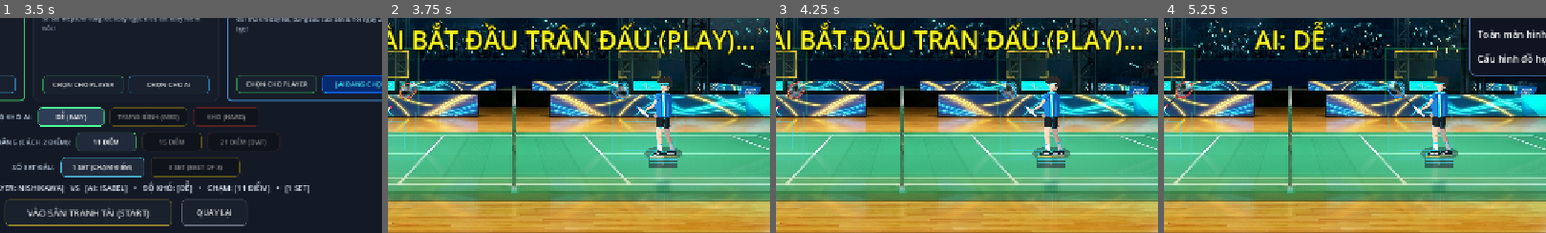
Above: before the commit, frames 1-4 (left to right).
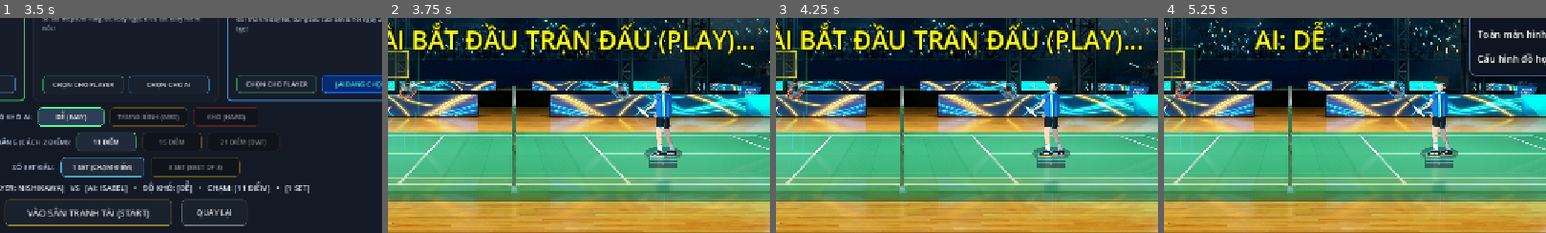
Above: after the commit, the same moments.

Repository: Lurz0205/kaiser-shuttle
Game: Godot game, scene res://scenes/Main.tscn
The game is run twice, just before and just after one commit, with the same random seed, the same clock (stepped at 60 frames per second) and the same inputs. Sound files missing from this copy of the repository are replaced by a short silence.
Inputs:
- Up to frame 1 (3.5 s): click "⛶ FULL" at 0.5 s; click "BẮT ĐẦU TRANH TÀI (VS AI)" at 1.25 s; click "DỄ (EASY)" at 2 s; click "DỄ (EASY)" at 2.75 s
- Up to frame 2 (3.75 s): click "VÀO SÂN TRANH TÀI (START)" at 3.5 s
- Up to frame 3 (4.25 s): no input
- Up to frame 4 (5.25 s): click "CÀI ĐẶT" at 4.25 s; click "1: DỄ" at 5 s
The pictures show only the part of the screen within x 34-84%, y 45-95%; the shares and areas given below are measured in that part.

Frame 1 is identical in both runs. In frame 2, 0.7% of the frame differs, in the area x 57-77%, y 13-67%; in frame 3, 0.7%; in frame 4, 0.8%, in the area x 57-80%, y 13-67%.

Commit message:
Fix web slow-motion: unlock physics catchup, purge AI hitboxes and CPU antialiased vector tessellation

Diff:
--- a/project.godot
+++ b/project.godot
@@ -17,6 +17,7 @@
 config/name="Anime Badminton: Boom Smash"
 run/main_scene="res://scenes/Main.tscn"
 config/features=PackedStringArray("4.7", "Forward Plus")
+run/max_fps.web=60
 
 [audio]
 
@@ -39,8 +40,10 @@
 [physics]
 
 common/max_physics_steps_per_frame=2
-common/max_physics_steps_per_frame.web=4
+common/max_physics_steps_per_frame.web=8
+common/physics_ticks_per_second.web=60
 common/physics_interpolation=true
+common/physics_interpolation.web=false
 
 [rendering]
 
--- a/scripts/main.gd
+++ b/scripts/main.gd
@@ -231,6 +231,9 @@
 
 	shuttlecock.landed.connect(_on_shuttlecock_landed)
 	shuttlecock.hit_net.connect(_on_shuttlecock_hit_net)
+
+	if OS.has_feature("web"):
+		low_graphics_mode = true
 
 	if flash_rect:
 		flash_rect.visible = false
@@ -3125,11 +3128,14 @@
 	if not effects_overlay:
 		return
 
+	var is_web = OS.has_feature("web")
+	var use_aa = not is_web
+
 	# 7. Ground Shockwave
 	if shockwave_alpha > 0.01:
 		var sw_col = Color(1.0, 0.95, 0.5, shockwave_alpha)
-		effects_overlay.draw_arc(Vector2(shockwave_pos.x, FLOOR_Y), shockwave_radius, 0, TAU, 16 if low_graphics_mode else 36, sw_col, 3.5, true)
-		if not low_graphics_mode:
+		effects_overlay.draw_arc(Vector2(shockwave_pos.x, FLOOR_Y), shockwave_radius, 0, TAU, 12 if is_web else (16 if low_graphics_mode else 36), sw_col, 3.5, use_aa)
+		if not low_graphics_mode and not is_web:
 			effects_overlay.draw_arc(Vector2(shockwave_pos.x, FLOOR_Y), shockwave_radius * 0.7, 0, TAU, 28, Color(1.0, 1.0, 1.0, shockwave_alpha * 0.7), 2.5, true)
 
 	# 8. Golden Anime Perfect Impact Burst (Rực rỡ, lấp lánh và biến mất sau 0.4s)
@@ -3141,8 +3147,8 @@
 		var col_burst = Color(perfect_burst_col.r, perfect_burst_col.g, perfect_burst_col.b, burst_alpha * 0.95)
 
 		# Vòng hào quang sáng rực
-		effects_overlay.draw_arc(perfect_burst_pos, r_outer, 0, TAU, 16 if low_graphics_mode else 36, col_burst, 3.0, true)
-		if not low_graphics_mode:
+		effects_overlay.draw_arc(perfect_burst_pos, r_outer, 0, TAU, 12 if is_web else (16 if low_graphics_mode else 36), col_burst, 3.0, use_aa)
+		if not low_graphics_mode and not is_web:
 			effects_overlay.draw_arc(perfect_burst_pos, r_inner, 0, TAU, 28, Color(1.0, 1.0, 1.0, burst_alpha), 2.0, true)
 			# 8 tia chớp năng lượng phát tán theo các góc
 			for i in range(8):
@@ -3163,10 +3169,10 @@
 		# Vệt bụi quét sàn dạt sang 2 bên chân
 		var skid_len = 14.0 + prog * 48.0
 		var dust_col = Color(0.95, 0.95, 1.0, alpha * 0.75)
-		effects_overlay.draw_line(p_pos + Vector2(-8, -2), p_pos + Vector2(-skid_len, -2), dust_col, 2.0 * (1.0 - prog * 0.5), true)
-		effects_overlay.draw_line(p_pos + Vector2(8, -2), p_pos + Vector2(skid_len, -2), dust_col, 2.0 * (1.0 - prog * 0.5), true)
-
-		if not low_graphics_mode:
+		effects_overlay.draw_line(p_pos + Vector2(-8, -2), p_pos + Vector2(-skid_len, -2), dust_col, 2.0 * (1.0 - prog * 0.5), use_aa)
+		effects_overlay.draw_line(p_pos + Vector2(8, -2), p_pos + Vector2(skid_len, -2), dust_col, 2.0 * (1.0 - prog * 0.5), use_aa)
+
+		if not low_graphics_mode and not is_web:
 			# Vòng nén sàn elip nở rộng sang 2 bên
 			var rx = 16.0 + prog * 58.0
 			var ry = 4.0 + prog * 9.0
--- a/scripts/player.gd
+++ b/scripts/player.gd
@@ -2338,106 +2338,109 @@
 			draw_line(Vector2(bar_x + cap_w, sta_y - 1.0), Vector2(bar_x + cap_w, sta_y + bar_h + 1.0), Color(1.0, 0.85, 0.2, 0.95), 1.2, true)
 
 		# --- GAUGE 2: ĐỘ CHÍNH XÁC (ACCURACY) ---
-		var acc_y = 14.5
-		draw_rect(Rect2(bar_x - 1.0, acc_y - 1.0, bar_w + 2.0, bar_h + 2.0), Color(0.06, 0.08, 0.12, 0.85), true)
-		draw_rect(Rect2(bar_x, acc_y, bar_w, bar_h), Color(0.14, 0.16, 0.22, 0.75), true)
-
-		var cur_acc_w = bar_w * clamp(stats.accuracy / 100.0, 0.0, 1.0)
-		var acc_col: Color
-		if stats.accuracy < 25.0:
-			var pulse = 0.65 + 0.35 * sin(time_val * 16.0)
-			acc_col = Color(1.0, 0.25, 0.35, pulse) # ĐỎ TÍA NGUY HIỂM CAO
-		elif stats.accuracy < 50.0:
-			acc_col = Color(1.0, 0.72, 0.20, 0.95) # VÀNG CAM CẢNH BÁO ĐÁNH HỎNG
-		else:
-			acc_col = Color(0.20, 0.88, 1.0, 0.90) # CYAN XANH LAM CHUẨN XÁC
-
-		if cur_acc_w > 0.0:
-			draw_rect(Rect2(bar_x, acc_y, cur_acc_w, bar_h), acc_col, true)
-
-		# Vạch chia ngưỡng 50% nguy hiểm (Danger Threshold Mark)
-		draw_line(Vector2(bar_x + bar_w * 0.5, acc_y - 1.0), Vector2(bar_x + bar_w * 0.5, acc_y + bar_h + 1.0), Color(0.85, 0.85, 0.9, 0.5), 1.0, true)
-
-		# --- GAUGE 3: THANH FLOW / NỘ TUYỆT KỸ (MOMENTUM GAUGE) ---
-		var flow_y = 20.0
-		draw_rect(Rect2(bar_x - 1.0, flow_y - 1.0, bar_w + 2.0, bar_h + 2.0), Color(0.06, 0.08, 0.12, 0.85), true)
-		draw_rect(Rect2(bar_x, flow_y, bar_w, bar_h), Color(0.12, 0.14, 0.20, 0.75), true)
-
-		var cur_flow_w = bar_w * clamp(stats.flow / 100.0, 0.0, 1.0)
-		var flow_col: Color
-		if stats.can_use_special():
-			var pulse = 0.75 + 0.25 * sin(time_val * 16.0)
-			flow_col = Color(1.0, 0.90, 0.25, pulse) # VÀNG KIM TỰ KÍCH HOẠT KHI TUNG ĐÒN
-		else:
-			flow_col = Color(0.75, 0.30, 0.90, 0.85) # TÍM NỘ KHÍ TÍCH LŨY
-
-		if cur_flow_w > 0.0:
-			draw_rect(Rect2(bar_x, flow_y, cur_flow_w, bar_h), flow_col, true)
-
-		# Báo hiệu Sẵn sàng Tuyệt kỹ Nộ khí:
-		if stats.can_use_special():
-			draw_arc(Vector2(0, -60), 40.0, 0, TAU, 24, Color(1.0, 0.85, 0.2, 0.55), 1.8, true)
-
-	# 2. HÌNH HỘP VUÔNG VẮN HITBOX & VÙNG PERFECT RÕ RÀNG (CO GIÃN THEO ACCURACY)
-	var ob_in = in_range and hit_status["zone"] == "overhead"
-	var ob_rect = get_overhead_box_local()
-	var ob_col = Color(1.0, 0.9, 0.2, 0.65) if ob_in else Color(0.2, 0.9, 0.4, 0.22)
-	var ob_fill = Color(1.0, 0.9, 0.2, 0.08) if ob_in else Color(0.2, 0.9, 0.4, 0.02)
-	draw_rect(ob_rect, ob_fill)
-	draw_rect(ob_rect, ob_col, false, 1.2 if not ob_in else 1.8)
-
-	# VÙNG ĐIỂM NGỌT PERFECT (HOÀN HẢO TRÊN CAO)
-	var sw_rect = get_overhead_perfect_box_local()
-	var sw_is_hot = ob_in and is_perfect
-	var sw_col = Color(3.8, 2.8, 0.4, 1.0) if sw_is_hot else Color(1.0, 0.85, 0.2, 0.55)
-	var sw_fill = Color(1.0, 0.85, 0.2, 0.35) if sw_is_hot else Color(1.0, 0.85, 0.2, 0.06)
-	draw_rect(sw_rect, sw_fill)
-	draw_rect(sw_rect, sw_col, false, 2.5 if sw_is_hot else 1.5)
-
-	var b_len = min(12.0, sw_rect.size.x * 0.25)
-	var sw_x = sw_rect.position.x
-	var sw_y = sw_rect.position.y
-	var sw_w = sw_rect.size.x
-	var sw_h = sw_rect.size.y
-	draw_line(Vector2(sw_x, sw_y), Vector2(sw_x + b_len, sw_y), sw_col, 2.5, true)
-	draw_line(Vector2(sw_x, sw_y), Vector2(sw_x, sw_y + b_len), sw_col, 2.5, true)
-	draw_line(Vector2(sw_x + sw_w, sw_y), Vector2(sw_x + sw_w - b_len, sw_y), sw_col, 2.5, true)
-	draw_line(Vector2(sw_x + sw_w, sw_y), Vector2(sw_x + sw_w, sw_y + b_len), sw_col, 2.5, true)
-	draw_line(Vector2(sw_x, sw_y + sw_h), Vector2(sw_x + b_len, sw_y + sw_h), sw_col, 2.5, true)
-	draw_line(Vector2(sw_x, sw_y + sw_h), Vector2(sw_x, sw_y + sw_h - b_len), sw_col, 2.5, true)
-	draw_line(Vector2(sw_x + sw_w, sw_y + sw_h), Vector2(sw_x + sw_w - b_len, sw_y + sw_h), sw_col, 2.5, true)
-	draw_line(Vector2(sw_x + sw_w, sw_y + sw_h), Vector2(sw_x + sw_w, sw_y + sw_h - b_len), sw_col, 2.5, true)
-
-	if not is_in_air:
-		var ub_in = in_range and hit_status["zone"] == "underhand"
-		var ub_rect = get_underhand_box_local()
-		var ub_col = Color(0.2, 1.0, 1.0, 0.65) if ub_in else Color(0.2, 0.85, 1.0, 0.20)
-		var ub_fill = Color(0.2, 1.0, 1.0, 0.08) if ub_in else Color(0.2, 0.85, 1.0, 0.02)
-		draw_rect(ub_rect, ub_fill)
-		draw_rect(ub_rect, ub_col, false, 1.2 if not ub_in else 1.8)
-
-		var ub_sw_rect = get_underhand_perfect_box_local()
-		var ub_is_hot = ub_in and is_perfect
-		var ub_sw_col = Color(0.3, 3.0, 2.5, 1.0) if ub_is_hot else Color(0.2, 0.9, 1.0, 0.50)
-		var ub_sw_fill = Color(0.2, 0.9, 1.0, 0.35) if ub_is_hot else Color(0.2, 0.9, 1.0, 0.06)
-		draw_rect(ub_sw_rect, ub_sw_fill)
-		draw_rect(ub_sw_rect, ub_sw_col, false, 2.5 if ub_is_hot else 1.5)
-
-	# HITBOX CỨU CẦU KHI BAY NGƯỜI (DIVE RESCUE HITBOX):
-	if is_diving:
-		var db_in = in_range and hit_status["zone"] == "dive"
-		var db_rect = get_dive_rescue_box_local()
-		var db_col = Color(0.2, 1.0, 1.0, 0.90) if db_in else Color(0.2, 0.85, 1.0, 0.45)
-		var db_fill = Color(0.2, 1.0, 1.0, 0.20) if db_in else Color(0.2, 0.85, 1.0, 0.06)
-		draw_rect(db_rect, db_fill)
-		draw_rect(db_rect, db_col, false, 2.2 if db_in else 1.5)
-
-		var db_sw_rect = get_dive_rescue_perfect_box_local()
-		var db_is_hot = db_in and is_perfect
-		var db_sw_col = Color(3.8, 2.8, 0.4, 1.0) if db_is_hot else Color(1.0, 0.85, 0.2, 0.70)
-		var db_sw_fill = Color(1.0, 0.85, 0.2, 0.40) if db_is_hot else Color(1.0, 0.85, 0.2, 0.12)
-		draw_rect(db_sw_rect, db_sw_fill)
-		draw_rect(db_sw_rect, db_sw_col, false, 2.8 if db_is_hot else 1.8)
+		if not OS.has_feature("web"):
+			var acc_y = 14.5
+			draw_rect(Rect2(bar_x - 1.0, acc_y - 1.0, bar_w + 2.0, bar_h + 2.0), Color(0.06, 0.08, 0.12, 0.85), true)
+			draw_rect(Rect2(bar_x, acc_y, bar_w, bar_h), Color(0.14, 0.16, 0.22, 0.75), true)
+
+			var cur_acc_w = bar_w * clamp(stats.accuracy / 100.0, 0.0, 1.0)
+			var acc_col: Color
+			if stats.accuracy < 25.0:
+				var pulse = 0.65 + 0.35 * sin(time_val * 16.0)
+				acc_col = Color(1.0, 0.25, 0.35, pulse) # ĐỎ TÍA NGUY HIỂM CAO
+			elif stats.accuracy < 50.0:
+				acc_col = Color(1.0, 0.72, 0.20, 0.95) # VÀNG CAM CẢNH BÁO ĐÁNH HỎNG
+			else:
+				acc_col = Color(0.20, 0.88, 1.0, 0.90) # CYAN XANH LAM CHUẨN XÁC
+
+			if cur_acc_w > 0.0:
+				draw_rect(Rect2(bar_x, acc_y, cur_acc_w, bar_h), acc_col, true)
+
+			# Vạch chia ngưỡng 50% nguy hiểm (Danger Threshold Mark)
+			draw_line(Vector2(bar_x + bar_w * 0.5, acc_y - 1.0), Vector2(bar_x + bar_w * 0.5, acc_y + bar_h + 1.0), Color(0.85, 0.85, 0.9, 0.5), 1.0, true)
+
+			# --- GAUGE 3: THANH FLOW / NỘ TUYỆT KỸ (MOMENTUM GAUGE) ---
+			var flow_y = 20.0
+			draw_rect(Rect2(bar_x - 1.0, flow_y - 1.0, bar_w + 2.0, bar_h + 2.0), Color(0.06, 0.08, 0.12, 0.85), true)
+			draw_rect(Rect2(bar_x, flow_y, bar_w, bar_h), Color(0.12, 0.14, 0.20, 0.75), true)
+
+			var cur_flow_w = bar_w * clamp(stats.flow / 100.0, 0.0, 1.0)
+			var flow_col: Color
+			if stats.can_use_special():
+				var pulse = 0.75 + 0.25 * sin(time_val * 16.0)
+				flow_col = Color(1.0, 0.90, 0.25, pulse) # VÀNG KIM TỰ KÍCH HOẠT KHI TUNG ĐÒN
+			else:
+				flow_col = Color(0.75, 0.30, 0.90, 0.85) # TÍM NỘ KHÍ TÍCH LŨY
+
+			if cur_flow_w > 0.0:
+				draw_rect(Rect2(bar_x, flow_y, cur_flow_w, bar_h), flow_col, true)
+
+			# Báo hiệu Sẵn sàng Tuyệt kỹ Nộ khí:
+			if stats.can_use_special():
+				draw_arc(Vector2(0, -60), 40.0, 0, TAU, 24, Color(1.0, 0.85, 0.2, 0.55), 1.8, true)
+
+	# 2. HÌNH HỘP VUÔNG VẮN HITBOX & VÙNG PERFECT RÕ RÀNG (CHỈ VẼ CHO NGƯỜI CHƠI)
+	if not is_ai and not is_remote_puppet:
+		var use_aa = not OS.has_feature("web")
+		var ob_in = in_range and hit_status["zone"] == "overhead"
+		var ob_rect = get_overhead_box_local()
+		var ob_col = Color(1.0, 0.9, 0.2, 0.65) if ob_in else Color(0.2, 0.9, 0.4, 0.22)
+		var ob_fill = Color(1.0, 0.9, 0.2, 0.08) if ob_in else Color(0.2, 0.9, 0.4, 0.02)
+		draw_rect(ob_rect, ob_fill)
+		draw_rect(ob_rect, ob_col, false, 1.2 if not ob_in else 1.8)
+
+		# VÙNG ĐIỂM NGỌT PERFECT (HOÀN HẢO TRÊN CAO)
+		var sw_rect = get_overhead_perfect_box_local()
+		var sw_is_hot = ob_in and is_perfect
+		var sw_col = Color(3.8, 2.8, 0.4, 1.0) if sw_is_hot else Color(1.0, 0.85, 0.2, 0.55)
+		var sw_fill = Color(1.0, 0.85, 0.2, 0.35) if sw_is_hot else Color(1.0, 0.85, 0.2, 0.06)
+		draw_rect(sw_rect, sw_fill)
+		draw_rect(sw_rect, sw_col, false, 2.5 if sw_is_hot else 1.5)
+
+		var b_len = min(12.0, sw_rect.size.x * 0.25)
+		var sw_x = sw_rect.position.x
+		var sw_y = sw_rect.position.y
+		var sw_w = sw_rect.size.x
+		var sw_h = sw_rect.size.y
+		draw_line(Vector2(sw_x, sw_y), Vector2(sw_x + b_len, sw_y), sw_col, 2.5, use_aa)
+		draw_line(Vector2(sw_x, sw_y), Vector2(sw_x, sw_y + b_len), sw_col, 2.5, use_aa)
+		draw_line(Vector2(sw_x + sw_w, sw_y), Vector2(sw_x + sw_w - b_len, sw_y), sw_col, 2.5, use_aa)
+		draw_line(Vector2(sw_x + sw_w, sw_y), Vector2(sw_x + sw_w, sw_y + b_len), sw_col, 2.5, use_aa)
+		draw_line(Vector2(sw_x, sw_y + sw_h), Vector2(sw_x + b_len, sw_y + sw_h), sw_col, 2.5, use_aa)
+		draw_line(Vector2(sw_x, sw_y + sw_h), Vector2(sw_x, sw_y + sw_h - b_len), sw_col, 2.5, use_aa)
+		draw_line(Vector2(sw_x + sw_w, sw_y + sw_h), Vector2(sw_x + sw_w - b_len, sw_y + sw_h), sw_col, 2.5, use_aa)
+		draw_line(Vector2(sw_x + sw_w, sw_y + sw_h), Vector2(sw_x + sw_w, sw_y + sw_h - b_len), sw_col, 2.5, use_aa)
+
+		if not is_in_air:
+			var ub_in = in_range and hit_status["zone"] == "underhand"
+			var ub_rect = get_underhand_box_local()
+			var ub_col = Color(0.2, 1.0, 1.0, 0.65) if ub_in else Color(0.2, 0.85, 1.0, 0.20)
+			var ub_fill = Color(0.2, 1.0, 1.0, 0.08) if ub_in else Color(0.2, 0.85, 1.0, 0.02)
+			draw_rect(ub_rect, ub_fill)
+			draw_rect(ub_rect, ub_col, false, 1.2 if not ub_in else 1.8)
+
+			var ub_sw_rect = get_underhand_perfect_box_local()
+			var ub_is_hot = ub_in and is_perfect
+			var ub_sw_col = Color(0.3, 3.0, 2.5, 1.0) if ub_is_hot else Color(0.2, 0.9, 1.0, 0.50)
+			var ub_sw_fill = Color(0.2, 0.9, 1.0, 0.35) if ub_is_hot else Color(0.2, 0.9, 1.0, 0.06)
+			draw_rect(ub_sw_rect, ub_sw_fill)
+			draw_rect(ub_sw_rect, ub_sw_col, false, 2.5 if ub_is_hot else 1.5)
+
+		# HITBOX CỨU CẦU KHI BAY NGƯỜI (DIVE RESCUE HITBOX):
+		if is_diving:
+			var db_in = in_range and hit_status["zone"] == "dive"
+			var db_rect = get_dive_rescue_box_local()
+			var db_col = Color(0.2, 1.0, 1.0, 0.90) if db_in else Color(0.2, 0.85, 1.0, 0.45)
+			var db_fill = Color(0.2, 1.0, 1.0, 0.20) if db_in else Color(0.2, 0.85, 1.0, 0.06)
+			draw_rect(db_rect, db_fill)
+			draw_rect(db_rect, db_col, false, 2.2 if db_in else 1.5)
+
+			var db_sw_rect = get_dive_rescue_perfect_box_local()
+			var db_is_hot = db_in and is_perfect
+			var db_sw_col = Color(3.8, 2.8, 0.4, 1.0) if db_is_hot else Color(1.0, 0.85, 0.2, 0.70)
+			var db_sw_fill = Color(1.0, 0.85, 0.2, 0.40) if db_is_hot else Color(1.0, 0.85, 0.2, 0.12)
+			draw_rect(db_sw_rect, db_sw_fill)
+			draw_rect(db_sw_rect, db_sw_col, false, 2.8 if db_is_hot else 1.8)
 
 	# ==========================================================
 	# 3. NHÂN VẬT KHỐI HÌNH HỌC VÀ KHỚP XOAY (ARTICULATED MANNEQUIN)
@@ -2592,7 +2595,7 @@
 
 func draw_ellipse_shape(center: Vector2, rx: float, ry: float, col: Color) -> void:
 	var pts = PackedVector2Array()
-	var segs = 20
+	var segs = 8 if OS.has_feature("web") else 20
 	for i in range(segs):
 		var ang = (TAU / segs) * i
 		pts.append(center + Vector2(cos(ang) * rx, sin(ang) * ry))
--- a/scripts/shuttlecock.gd
+++ b/scripts/shuttlecock.gd
@@ -575,6 +575,8 @@
 	if trail_points.size() < 2:
 		return
 
+	var is_web = OS.has_feature("web")
+	var use_aa = not is_web
 	var n_pts = trail_points.size()
 	var time_sec = Time.get_ticks_msec() / 1000.0
 
@@ -598,34 +600,38 @@
 
 		if helix1_pts.size() >= 2:
 			# Dải lốc xoáy ngọc lục bảo 1 (Emerald Outer Ribbon)
-			lightning_trail.draw_polyline(helix1_pts, Color(0.25, 1.8, 0.55, 0.85), 3.8, true)
-			# Lõi gió bão trắng ngọc sáng rực (Jade-White Core)
-			lightning_trail.draw_polyline(helix1_pts, Color(0.85, 2.4, 1.2, 0.95), 1.6, true)
+			lightning_trail.draw_polyline(helix1_pts, Color(0.25, 1.8, 0.55, 0.85), 3.8, use_aa)
+			if not is_web:
+				# Lõi gió bão trắng ngọc sáng rực (Jade-White Core)
+				lightning_trail.draw_polyline(helix1_pts, Color(0.85, 2.4, 1.2, 0.95), 1.6, true)
 
 		if helix2_pts.size() >= 2:
 			# Dải áp suất khí xoáy ngược chiều 2 (Cyan-Mint Spiral Ribbon)
-			lightning_trail.draw_polyline(helix2_pts, Color(0.30, 1.6, 0.95, 0.75), 3.0, true)
-			lightning_trail.draw_polyline(helix2_pts, Color(0.90, 2.4, 1.8, 0.95), 1.4, true)
+			lightning_trail.draw_polyline(helix2_pts, Color(0.30, 1.6, 0.95, 0.75), 3.0, use_aa)
+			if not is_web:
+				lightning_trail.draw_polyline(helix2_pts, Color(0.90, 2.4, 1.8, 0.95), 1.4, true)
 
 		# Lốc xoáy mini bao bọc quả cầu đang lao dốc (Cork Vortex Aura)
 		if is_active:
-			lightning_trail.draw_arc(global_position, 16.0, time_sec * 14.0, time_sec * 14.0 + PI * 1.35, 16, Color(0.35, 2.0, 0.75, 0.90), 2.4, true)
-			lightning_trail.draw_arc(global_position, 9.0, -time_sec * 18.0, -time_sec * 18.0 + PI * 1.2, 16, Color(0.85, 2.4, 1.4, 0.95), 1.8, true)
+			lightning_trail.draw_arc(global_position, 16.0, time_sec * 14.0, time_sec * 14.0 + PI * 1.35, 12 if is_web else 16, Color(0.35, 2.0, 0.75, 0.90), 2.4, use_aa)
+			if not is_web:
+				lightning_trail.draw_arc(global_position, 9.0, -time_sec * 18.0, -time_sec * 18.0 + PI * 1.2, 16, Color(0.85, 2.4, 1.4, 0.95), 1.8, true)
 
 			# Vệt khí cắt gió (Wind Slash Crescents)
-			for w in range(3):
+			for w in range(2 if is_web else 3):
 				var ang = time_sec * 12.0 + (TAU / 3.0) * w
 				var w_pos = global_position + Vector2(cos(ang), sin(ang)) * 14.0
 				var w_end = w_pos + Vector2(-sin(ang), cos(ang)) * 10.0
-				lightning_trail.draw_line(w_pos, w_end, Color(0.6, 2.2, 0.9, 0.85), 1.8, true)
+				lightning_trail.draw_line(w_pos, w_end, Color(0.6, 2.2, 0.9, 0.85), 1.8, use_aa)
 		return
 
 	# ==========================================================
 	# 2. NISHIKAWA - TIA CHỚP VÀNG (GOLDEN LIGHTNING BOLTS)
 	# ==========================================================
-	for i in range(n_pts - 1):
+	var step = 2 if is_web else 1
+	for i in range(0, n_pts - 1, step):
 		var p1 = trail_points[i]
-		var p2 = trail_points[i + 1]
+		var p2 = trail_points[min(i + step, n_pts - 1)]
 		var diff = p2 - p1
 		var seg_len = diff.length()
 		if seg_len < 1.5:
@@ -640,28 +646,30 @@
 
 		var bolt_pts = PackedVector2Array([p1, m1, m2, p2])
 
-		# Outer electric golden aura (Sấm sét màu vàng ánh kim HDR)
-		var glow_col = Color(3.8, 2.6, 0.25, frac * 0.85)
-		lightning_trail.draw_polyline(bolt_pts, glow_col, 5.0 * frac, true)
-
-		# Inner blinding core (Lõi vàng trắng siêu sáng)
+		if not is_web:
+			# Outer electric golden aura (Desktop)
+			var glow_col = Color(3.8, 2.6, 0.25, frac * 0.85)
+			lightning_trail.draw_polyline(bolt_pts, glow_col, 5.0 * frac, true)
+
+		# Inner blinding core
 		var core_col = Color(4.8, 4.4, 2.0, frac * 0.98)
-		lightning_trail.draw_polyline(bolt_pts, core_col, 2.0 * frac, true)
-
-		# Branching spark off trail (Tia sét vàng phân nhánh)
-		if i % 3 == 0 and frac > 0.30 and randf() < 0.65:
+		lightning_trail.draw_polyline(bolt_pts, core_col, 2.5 * frac, use_aa)
+
+		# Branching spark off trail
+		if not is_web and i % 3 == 0 and frac > 0.30 and randf() < 0.65:
 			var branch_dir = perp * (1.0 if randf() < 0.5 else -1.0)
 			var branch_end = m1 + branch_dir * randf_range(12.0, 26.0) * frac + diff.normalized() * randf_range(-6.0, 6.0)
 			lightning_trail.draw_line(m1, branch_end, Color(3.8, 2.8, 0.4, frac * 0.85), 1.6, true)
 
-	# Electric spark aura crackling around the shuttlecock cork head in flight (Tia điện vàng quanh đầu cầu)
+	# Electric spark aura crackling around the shuttlecock cork head in flight
 	if is_active:
-		for k in range(4):
+		var n_sp = 2 if is_web else 4
+		for k in range(n_sp):
 			var sp_ang = randf_range(0, TAU)
 			var sp_r = randf_range(6.0, 18.0)
 			var p_sp1 = global_position + Vector2(cos(sp_ang), sin(sp_ang)) * sp_r
 			var p_sp2 = p_sp1 + Vector2(randf_range(-8.0, 8.0), randf_range(-8.0, 8.0))
-			lightning_trail.draw_line(p_sp1, p_sp2, Color(4.8, 4.4, 2.0, 0.95), 1.8, true)
+			lightning_trail.draw_line(p_sp1, p_sp2, Color(4.8, 4.4, 2.0, 0.95), 1.8, use_aa)
 
 
 # ==========================================================
